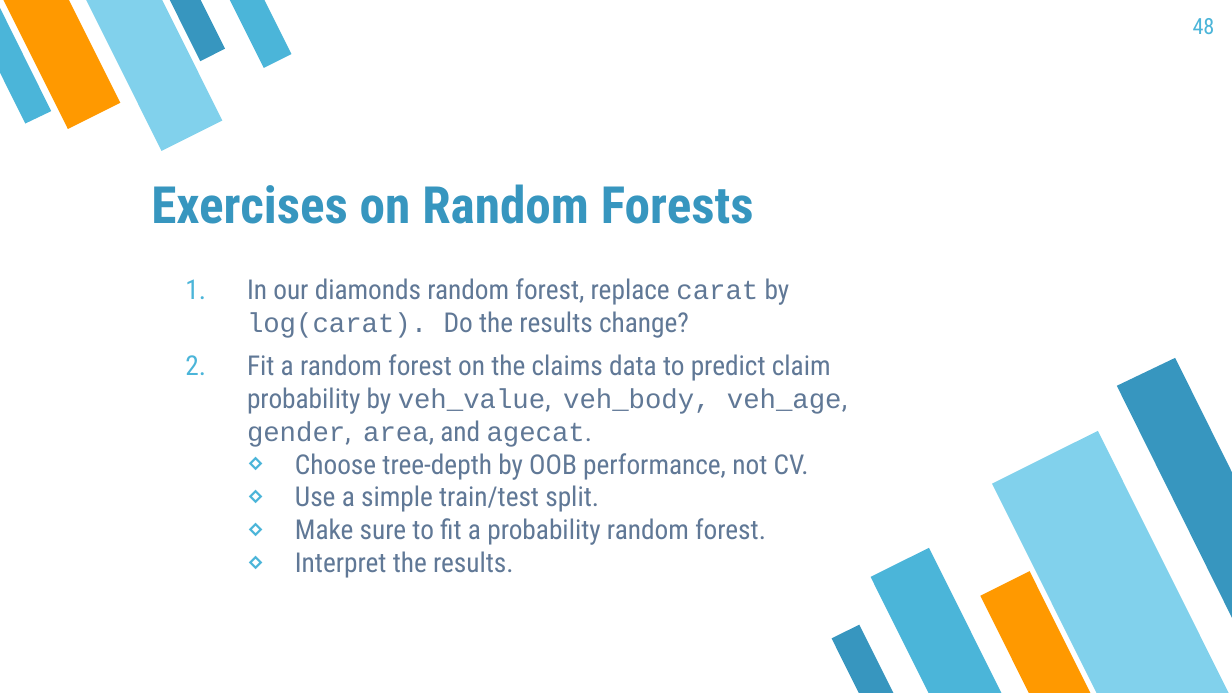
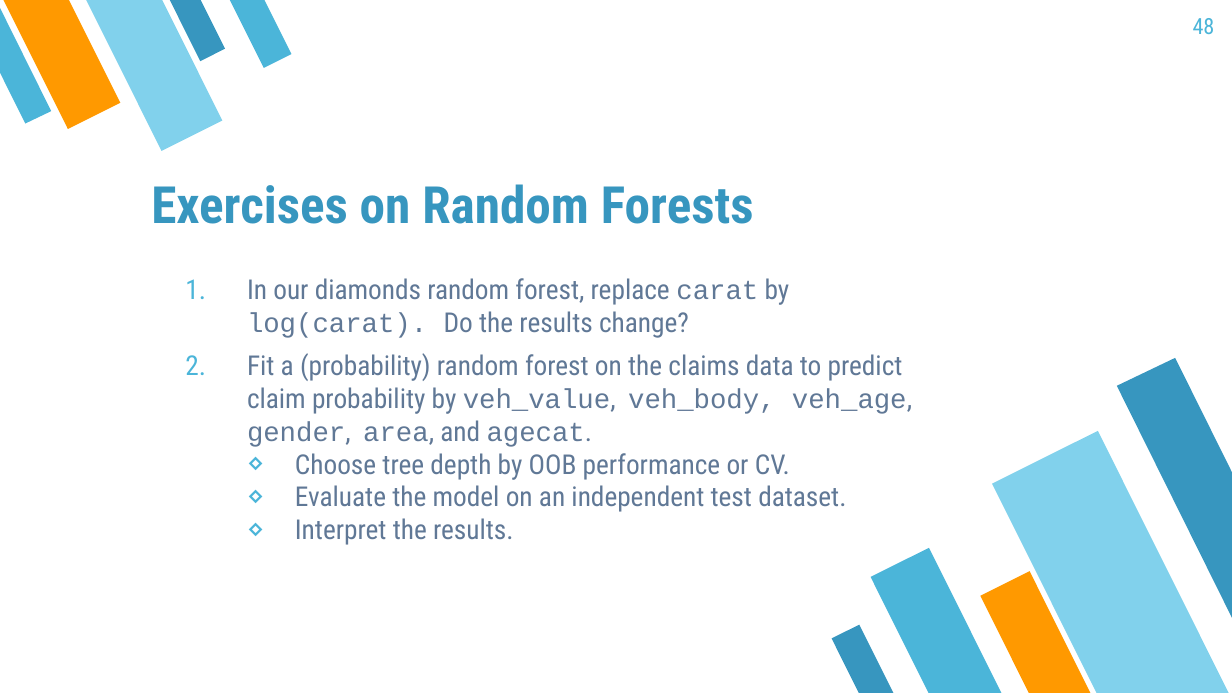
Before and after one commit to mayer79/ml_lecture, a slide deck: slide 48 of slides/ML_Lecture.pptx. Drawn at 1232x693 pixels with LibreOffice and Linux fonts; fonts in the diff are those of the drawing. Boxes give left, top, right and bottom in pixels: in the first picture for what was removed or moved away, otherwise in the second. Text is boxed around its words. In the diff, an @@ line names an element or a change of style, - is before the commit and + after.

Commit message:
finished with random forest examples in python

```diff
--- a/slides/ML_Lecture.pptx
+++ b/slides/ML_Lecture.pptx
@@ text at (247,353,912,512): text changed @@
-2. Fit a random forest on the claims data to predict claim probability by veh_value, veh_body, veh_age, gender, area, and agecat.
-  ⋄ Choose tree-depth by OOB performance, not CV.
-  ⋄ Use a simple train/test split.
-  ⋄ Make sure to fit a probability random forest.
+2. Fit a (probability) random forest on the claims data to predict claim probability by veh_value, veh_body, veh_age, gender, area, and agecat.
+  ⋄ Choose tree depth by OOB performance or CV.
+  ⋄ Evaluate the model on an independent test dataset.
```
Also in this commit, not shown: 6 other files.
